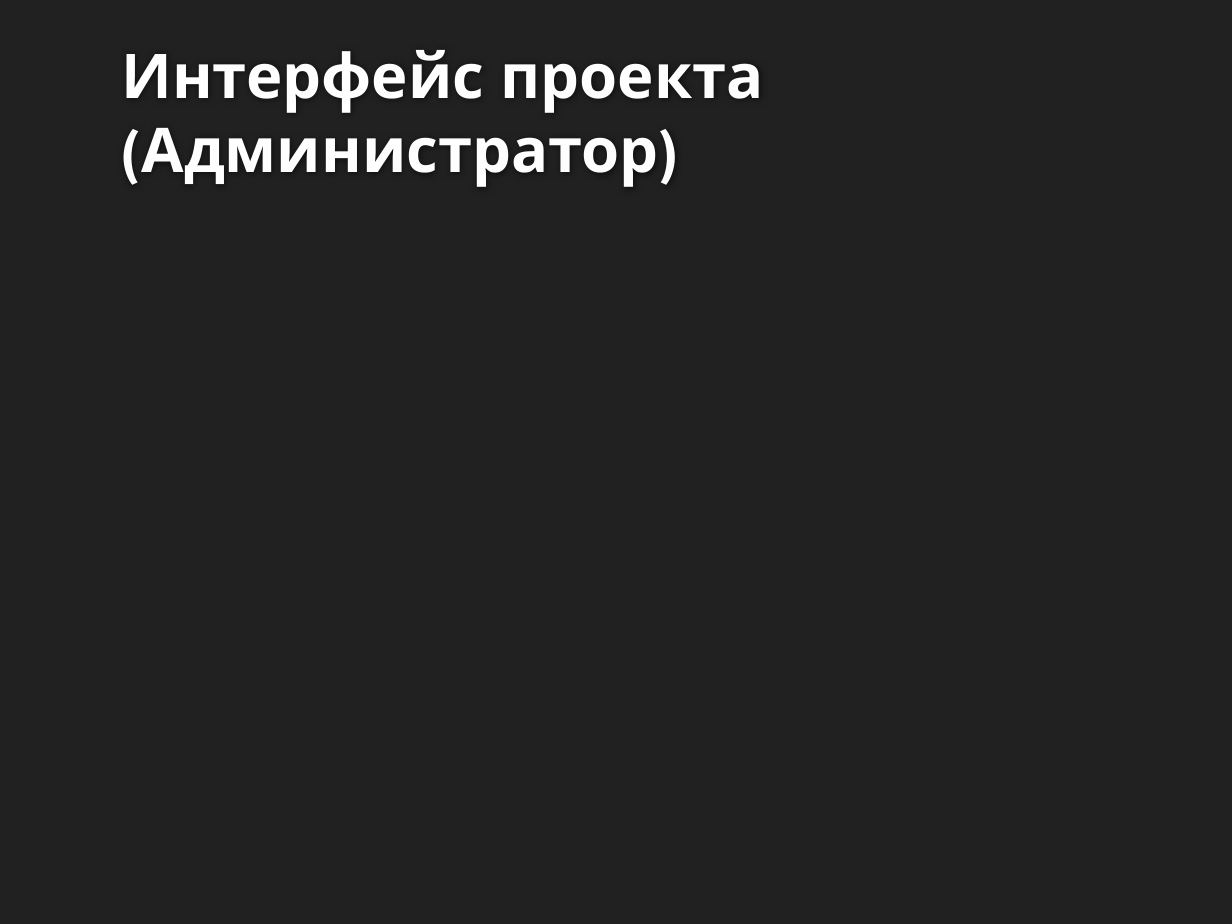
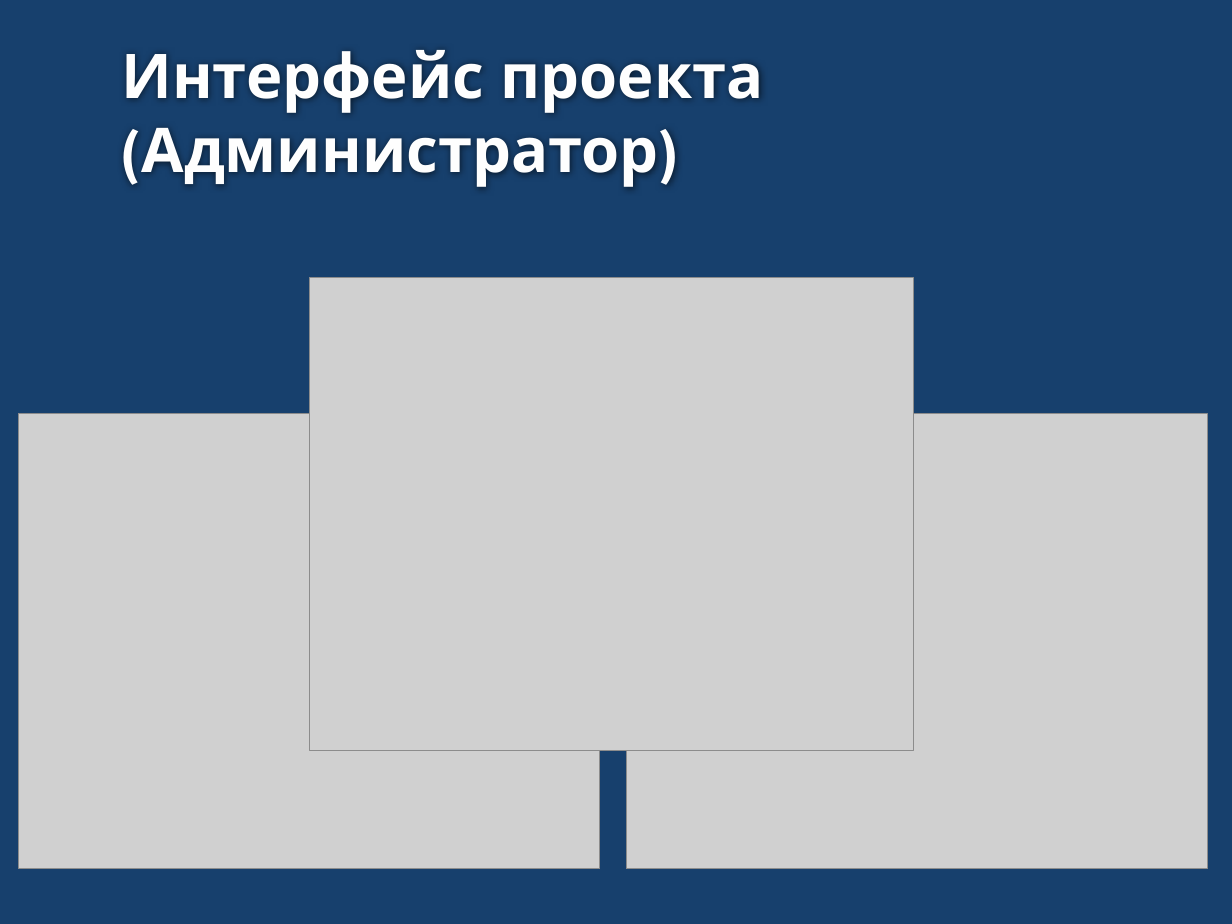
Before and after one commit to SerPan23/celevik, a slide deck: slide 6 of презентация.pptx. Drawn at 1232x924 pixels with LibreOffice and Linux fonts; fonts in the diff are those of the drawing; grey boxes stand for pictures; background and template pictures are left out. Boxes give left, top, right and bottom in pixels: in the first picture for what was removed or moved away, otherwise in the second. Text is boxed around its words. In the diff, an @@ line names an element or a change of style, - is before the commit and + after.

```diff
--- a/презентация.pptx
+++ b/презентация.pptx
@@ background #212121 to #17406D @@
@@ picture added at (309,277,913,750) @@
@@ picture added at (18,414,600,869) @@
@@ picture added at (626,414,1207,869) @@
```
Also in this commit, not shown: 10 other slides changed, 1 slide added, 4 other files.
